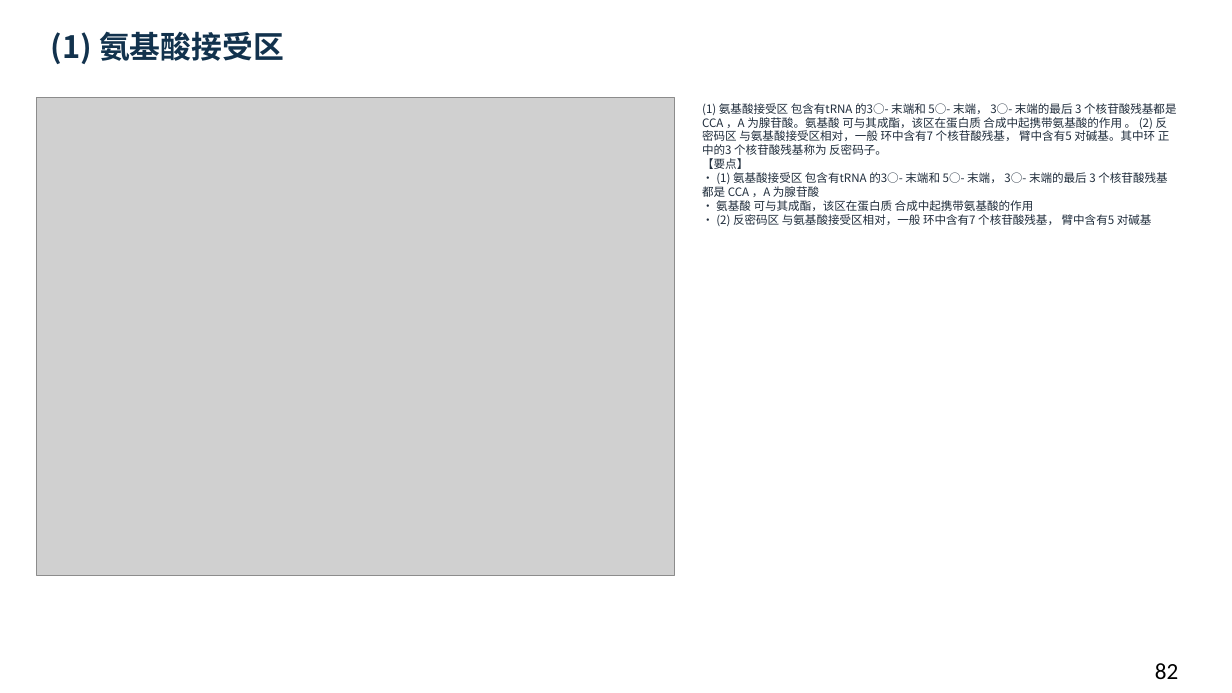
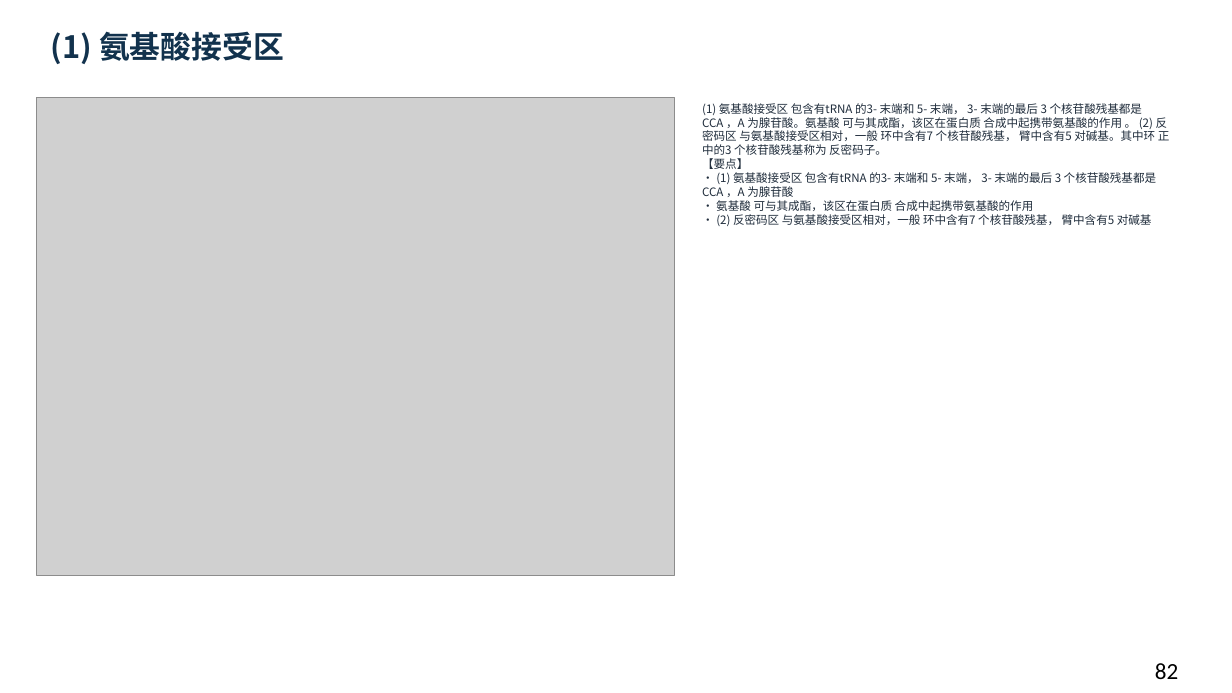
Before and after one commit to newkan-li/Biochemistry, a slide deck: slide 82 of downloads/bc11-ai-style.pptx. Drawn at 1232x693 pixels with LibreOffice and Linux fonts; fonts in the diff are those of the drawing; grey boxes stand for pictures. Boxes give left, top, right and bottom in pixels: in the first picture for what was removed or moved away, otherwise in the second. Text is boxed around its words. In the diff, an @@ line names an element or a change of style, - is before the commit and + after.

Commit message:
bc11真正清除PUA控制符(上版未写入数据),修正碱基结构特征页;版本20261112cdb

```diff
--- a/downloads/bc11-ai-style.pptx
+++ b/downloads/bc11-ai-style.pptx
@@ text at (702, 103, 1170, 226): text changed @@
-(1) 氨基酸接受区 包含有tRNA 的3○- 末端和 5○- 末端， 3○- 末端的最后 3 个核苷酸残基都是 CCA ，A 为腺苷酸。氨基酸 可与其成酯，该区在蛋白质 合成中起携带氨基酸的作用 。 (2) 反密码区 与氨基酸接受区相对，一般 环中含有7 个核苷酸残基， 臂中含有5 对碱基。其中环 正中的3 个核苷酸残基称为 反密码子。
-【要点】
-• (1) 氨基酸接受区 包含有tRNA 的3○- 末端和 5○- 末端， 3○- 末端的最后 3 个核苷酸残基都是 CCA ，A 为腺苷酸
-• 氨基酸 可与其成酯，该区在蛋白质 合成中起携带氨基酸的作用
-• (2) 反密码区 与氨基酸接受区相对，一般 环中含有7 个核苷酸残基， 臂中含有5 对碱基
+(1) 氨基酸接受区 包含有tRNA 的3- 末端和 5- 末端， 3- 末端的最后 3 个核苷酸残基都是 CCA ，A 为腺苷酸。氨基酸 可与其成酯，该区在蛋白质 合成中起携带氨基酸的作用 。 (2) 反密码区 与氨基酸接受区相对，一般 环中含有7 个核苷酸残基， 臂中含有5 对碱基。其中环 正中的3 个核苷酸残基称为 反密码子。
+【要点】
+• (1) 氨基酸接受区 包含有tRNA 的3- 末端和 5- 末端， 3- 末端的最后 3 个核苷酸残基都是 CCA ，A 为腺苷酸
+• 氨基酸 可与其成酯，该区在蛋白质 合成中起携带氨基酸的作用
+• (2) 反密码区 与氨基酸接受区相对，一般 环中含有7 个核苷酸残基， 臂中含有5 对碱基
```
Also in this commit, not shown: 49 other slides changed, 6 other files.
